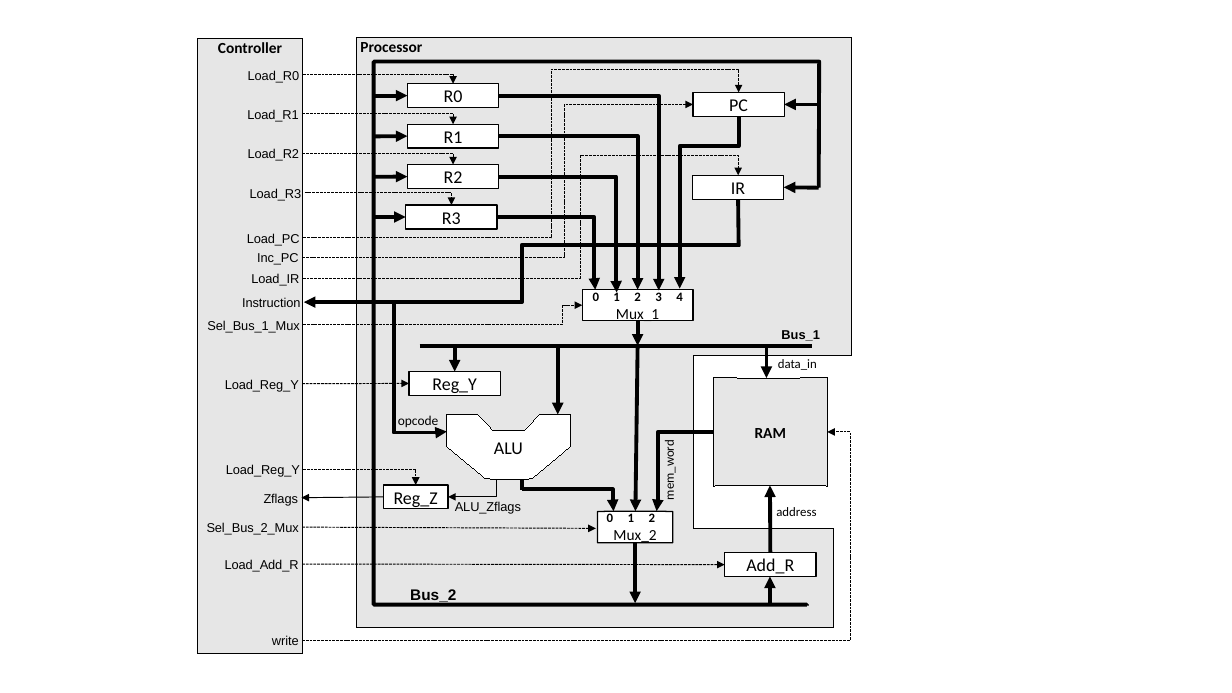
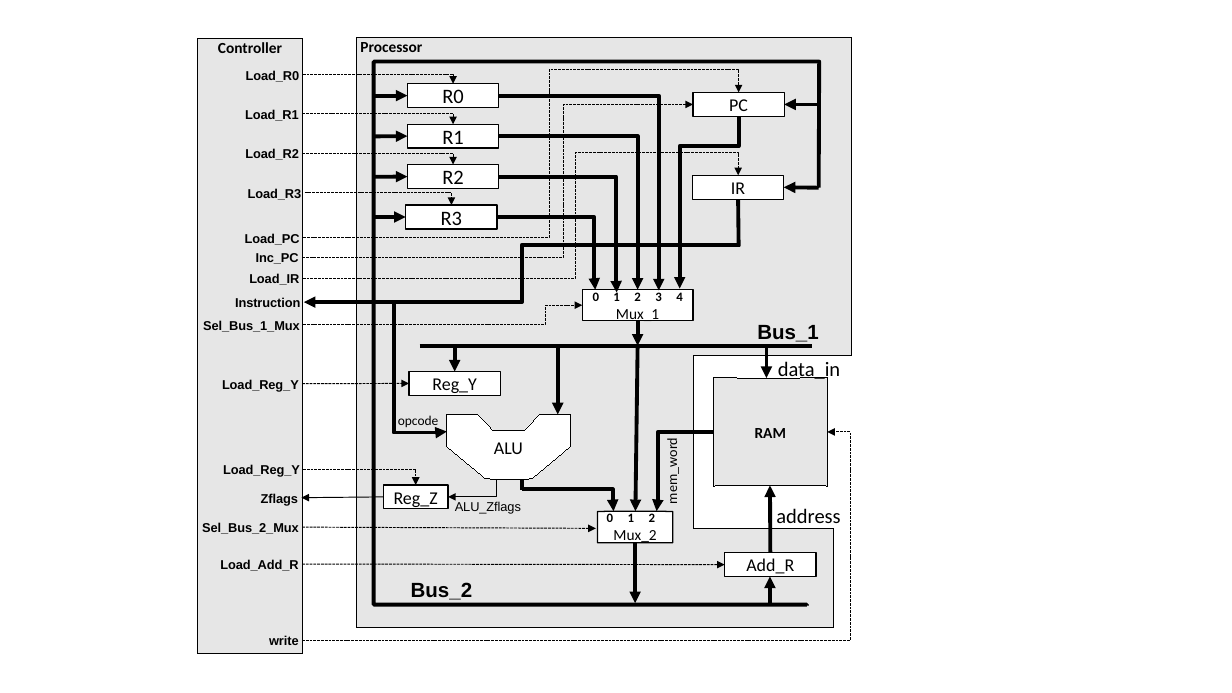
Before and after one commit to NguQuang/RISC_SPM, a slide deck: slide 1 of presentation/RISC-SPM.pptx. Drawn at 1232x693 pixels with LibreOffice and Linux fonts; fonts in the diff are those of the drawing. Boxes give left, top, right and bottom in pixels: in the first picture for what was removed or moved away, otherwise in the second. Text is boxed around its words. In the diff, an @@ line names an element or a change of style, - is before the commit and + after.

```diff
--- a/presentation/RISC-SPM.pptx
+++ b/presentation/RISC-SPM.pptx
@@ elbow arrow (303, 238) - (738, 92): route changed @@
@@ elbow arrow (302, 257) - (693, 104): route changed @@
@@ elbow arrow (303, 278) - (738, 176): route changed @@
@@ size 14 to 16 pt in 4 elements at (x1=408, y1=84, x2=499, y2=108), (x1=408, y1=124, x2=499, y2=148), (x1=408, y1=165, x2=499, y2=189), (x1=406, y1=205, x2=497, y2=229) @@
@@ bold on in 15 elements at (x1=245, y1=109, x2=299, y2=121), (x1=245, y1=148, x2=299, y2=160), (x1=248, y1=188, x2=302, y2=200), (x1=256, y1=253, x2=299, y2=264), (x1=245, y1=233, x2=300, y2=245), (x1=246, y1=70, x2=300, y2=82), (x1=249, y1=273, x2=299, y2=285), (x1=222, y1=379, x2=299, y2=392), (x1=223, y1=464, x2=300, y2=477), (x1=203, y1=320, x2=300, y2=332), (x1=202, y1=522, x2=299, y2=534), (x1=269, y1=635, x2=299, y2=645), (x1=220, y1=559, x2=298, y2=571), (x1=261, y1=493, x2=298, y2=506), (x1=235, y1=297, x2=300, y2=307) @@
@@ text "Instruction" moved from (x1=242, y1=297, x2=300, y2=307) to (x1=235, y1=297, x2=300, y2=307) @@
@@ elbow arrow (303, 324) - (582, 305): route changed @@
@@ text "Bus_1" moved from (x1=781, y1=330, x2=819, y2=341) to (x1=757, y1=325, x2=818, y2=342) @@
@@ text "mem_word" at (x1=664, y1=444, x2=681, y2=502): size 10 to 11 pt @@
@@ size 10 to 16 pt in 3 elements at (x1=757, y1=325, x2=818, y2=342), (x1=778, y1=361, x2=840, y2=382), (x1=776, y1=508, x2=840, y2=529) @@
@@ text "Bus_2" moved from (x1=410, y1=589, x2=456, y2=603) to (x1=411, y1=582, x2=473, y2=600) @@
@@ text "Bus_2" at (x1=411, y1=582, x2=473, y2=600): size 12 to 16 pt @@
```
Also in this commit, not shown: 6 slides added.
